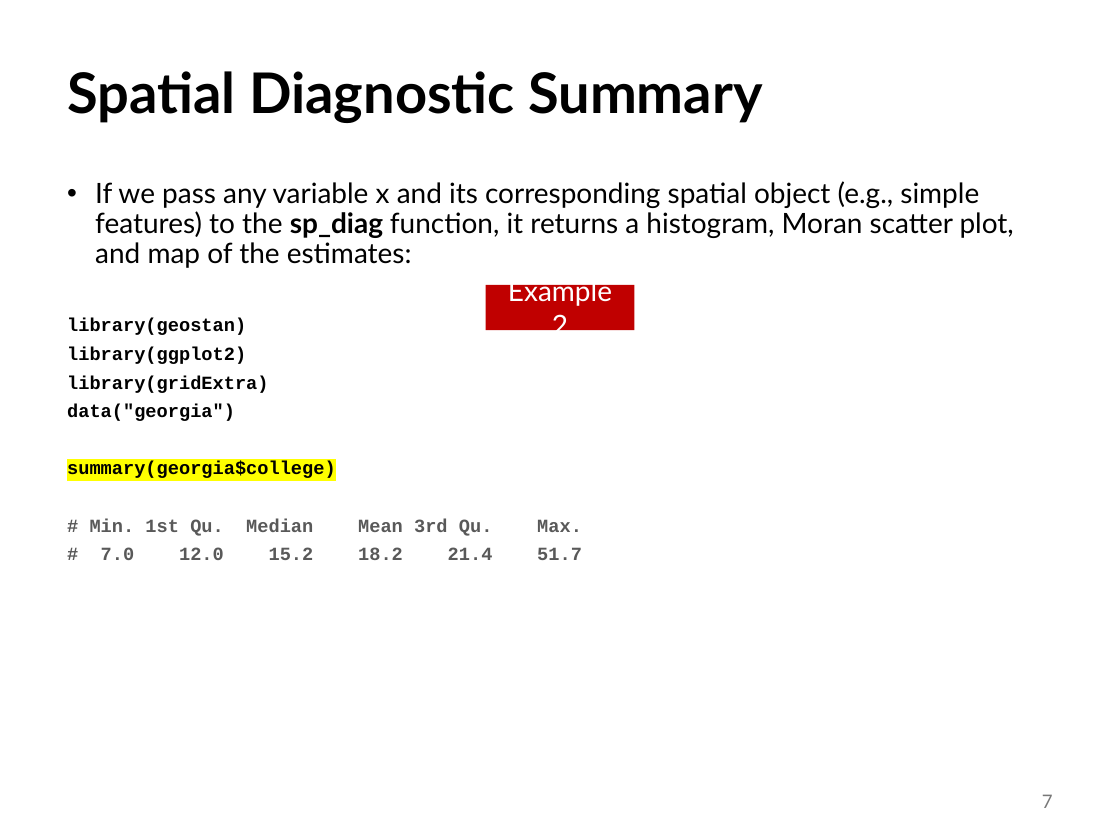
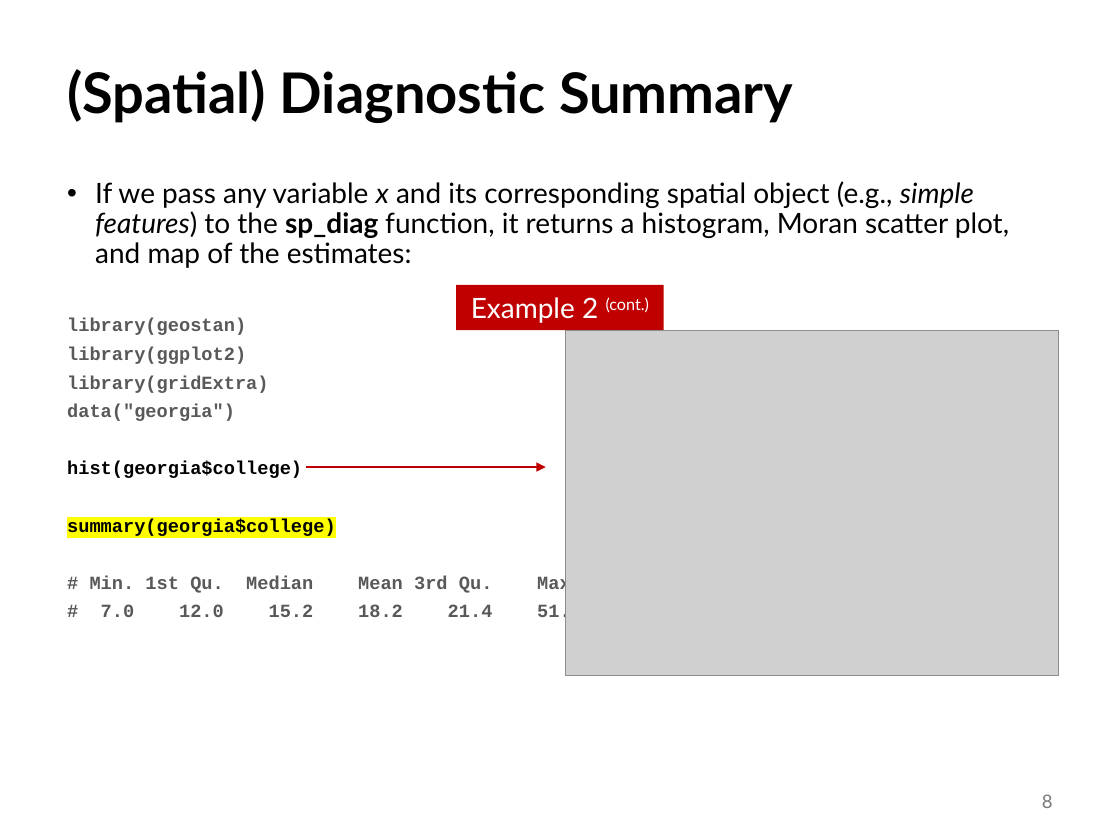
Before and after one commit to abuabara/abuabara.github.io, a slide deck: slide 8 of DAEN489S26/week12_slides.pptx (slide 7 before the commit). Drawn at 1120x840 pixels with LibreOffice and Linux fonts; fonts in the diff are those of the drawing; grey boxes stand for pictures. Boxes give left, top, right and bottom in pixels: in the first picture for what was removed or moved away, otherwise in the second. Text is boxed around its words. In the diff, an @@ line names an element or a change of style, - is before the commit and + after.

```diff
--- a/DAEN489S26/week12_slides.pptx
+++ b/DAEN489S26/week12_slides.pptx
@@ title at [67, 69, 793, 123]: text changed @@
-Spatial Diagnostic Summary
+(Spatial) Diagnostic Summary
@@ text "If we pass any variable ..." at [95, 181, 1009, 268]: italic on in "x simple features)" @@
@@ rectangle "Example 2 (cont.)": place and size @@
-rectangle "Example 2 (cont.)" at [486, 284, 635, 329]
+rectangle "Example 2 (cont.)" at [456, 284, 663, 329]
@@ text in rectangle at [471, 297, 650, 323]: text changed @@
-Example 2
+Example 2 (cont.)
@@ text at [67, 318, 268, 421]: text colour #000000 to #595959 in "library(geostan)", "library(ggplot2)", "library(gridExtra)", "data("georgia")" @@
@@ picture added at [566, 330, 1058, 675] @@
@@ text at [67, 461, 302, 478]: paragraph added @@
+hist(georgia$college)
@@ arrow added from (306, 467) to (545, 467), #C00000 1.5 pt @@
@@ page number at [1042, 794, 1053, 808]: text changed @@
-7
+8
```
Also in this commit, not shown: 15 other slides changed, 7 slides added, 2 slides removed, 1 other file.
